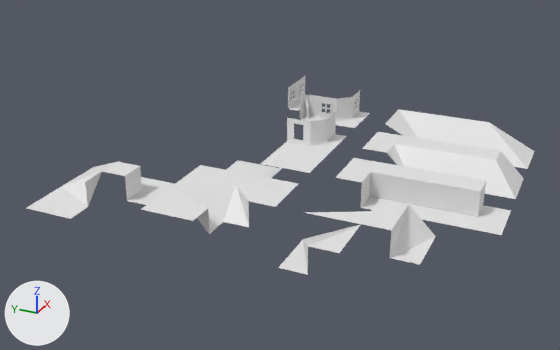
Renders of the Blender file WaveFunctionColapse/Assets/Tile Set/Tiles for Unity.blend from each side of a commit.
Rendered twice from a 50 mm camera at (-37.04, 1.37, 12.72) aimed at (-12.13, 12.58, 0.26). The axes (+X, +Y, +Z) are drawn at lower left. The lights are the same throughout.

The first picture shows 'Flat Base +1.001', 'Flat Base +1.003', 'Flat Base +1.004', 'Inner Corner.1', 'Inner Corner.1 > 2', 'Inner Corner.2 > 3', 'Inner Corner.3 > 1', 'Outer Corner.1', 'Outer Corner.2', 'Outer Corner.3 > 1', 'Plane', 'Wall.1', 'Wall.1 > 2', 'Wall.2', 'Wall.3 > 1'.
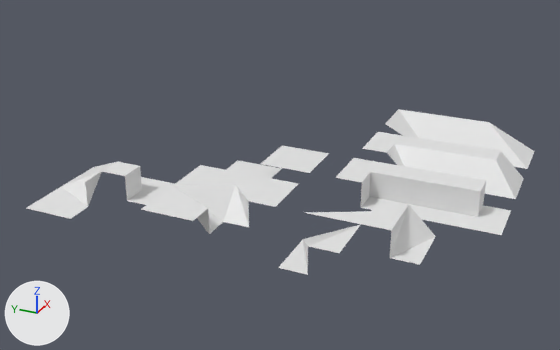
Commit message: Blender -> Unity Output Transformations

Where the change shows, as pixel boxes [x1, y1, x2, y2] in the pictures (560 x 350 px):
'Flat Base +1.004', hidden: before [282, 112, 346, 153]
'Flat Base +1.001', hidden: before [311, 90, 370, 128]
'Flat Base +1.003', hidden: before [288, 76, 305, 111]
'Plane', hidden: before [300, 95, 315, 121]
part 1 of me_plane_153, cut back: before [288, 119, 309, 142]

Diff of the bpy script that builds the scene:
```diff
--- a/WaveFunctionColapse/Assets/Tile Set/Tiles for Unity.blend.py
+++ b/WaveFunctionColapse/Assets/Tile Set/Tiles for Unity.blend.py
@@ me_plane_153 @@
 me_plane_153.from_pydata(...)  # 31 vertices, 23 faces; spans x -1.0..1.0, y -1.0..1.0, z 1.0..2.0
 # used by ob_flat_base__1_004; location = (-10.0, 12.0, 0.0)
 # verts and faces of me_plane_153; kept vertices keep their numbers, new ones are numbered from 31
 # before: 23 (-0.5, 0.3, 1.8) at pixel (303, 125), 24 (-0.5, 0.7, 1.8) at pixel (294, 123), 25 (-0.5, 0.7, 1.15) at pixel (293, 138), 26 (-0.5, 0.3, 1.15) at pixel (303, 140), 27 (-0.5, 0.05, 1.95) at pixel (309, 122)
 # before: 28 (-0.5, 0.95, 1.95) at pixel (288, 119), 29 (-0.5, 0.95, 1.1) at pixel (288, 139), 30 (-0.5, 0.05, 1.1) at pixel (309, 142)
+# me_plane_153 part 1
+delete_vertices([*range(23, 27)])  # with the faces that use them
+faces += [(27, 28, 29, 30)]
@@ ob_flat_base__1_004 @@
 ob_flat_base__1_004.location = (-10.0, 12.0, 0.0)
+ob_flat_base__1_004.hide_set(True)
@@ ob_flat_base__1_001 @@
 ob_flat_base__1_001.location = (-7.0, 12.0, 0.0)
+ob_flat_base__1_001.hide_set(True)
@@ ob_flat_base__1_003 @@
 ob_flat_base__1_003.location = (-6.0, 15.0, 0.0)
+ob_flat_base__1_003.hide_set(True)
@@ ob_plane @@
 ob_plane.location = (-7.0, 14.0, 1.0)
+ob_plane.hide_set(True)
```
